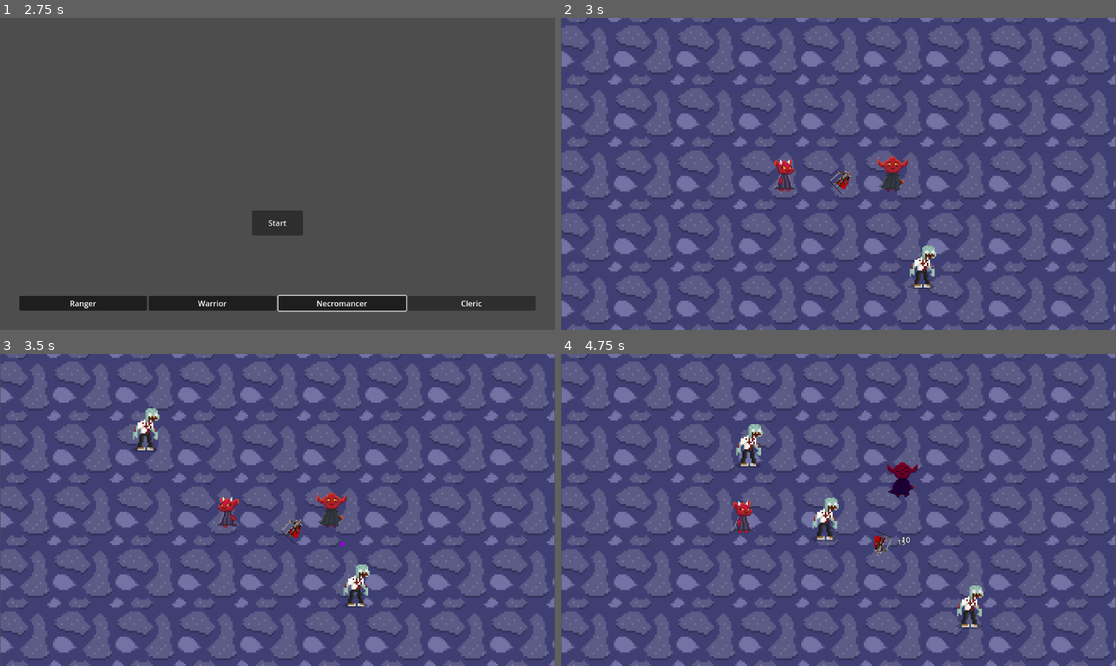
Above: before the commit, frames 1-4 (two rows, left to right).
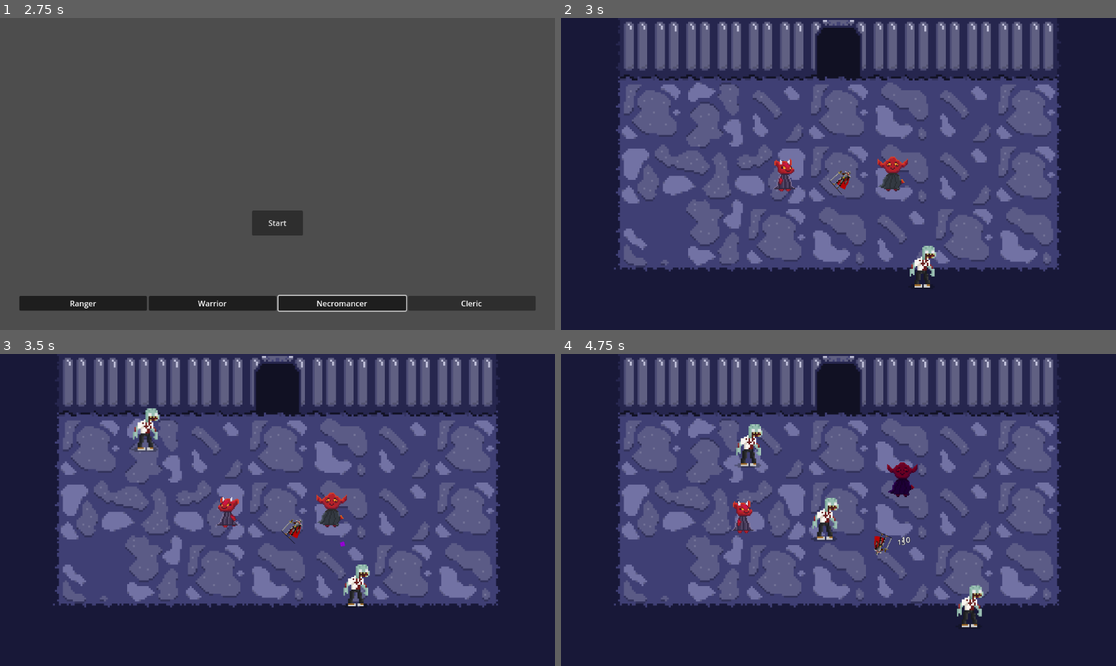
Above: after the commit, the same moments.

Repository: AlexYud/team-roguelike
Game: Godot game, scene res://Scenes/lobby.tscn
The game is run twice, just before and just after one commit, with the same random seed, the same clock (stepped at 60 frames per second) and the same inputs.
Inputs:
- Up to frame 1 (2.75 s): click "Ranger" at 0.5 s; click "Warrior" at 1.25 s; click "Necromancer" at 2 s
- Up to frame 2 (3 s): click "Start" at 2.75 s
- Up to frame 3 (3.5 s): no input
- Up to frame 4 (4.75 s): no input

Frame 1 is identical in both runs. In frame 2, 70% of the frame differs, in the area x 0-100%, y 0-100%; in frame 3, 70%; in frame 4, 70%.

Commit message:
feature: tilemap v2

Diff:
--- a/team-roguelike/Scenes/main.tscn
+++ b/team-roguelike/Scenes/main.tscn
@@ -2,7 +2,7 @@
 
 [ext_resource type="Script" uid="uid://2hrvghwyhn8x" path="res://Scripts/main.gd" id="1_21xkr"]
 [ext_resource type="PackedScene" uid="uid://chrf14sfnxran" path="res://Scenes/enemy.tscn" id="2_6bp64"]
-[ext_resource type="Texture2D" uid="uid://dq3ppvsuondys" path="res://Assets/Sprites/Maps/Map_1_v1.png" id="3_8gbba"]
+[ext_resource type="Texture2D" uid="uid://1aube87it6h6" path="res://Assets/Sprites/Maps/Map_1_v2.png" id="3_8gbba"]
 
 [node name="Main" type="Node2D"]
 script = ExtResource("1_21xkr")
Binary file added: team-roguelike/Assets/Sprites/Maps/Map_1_v2.png
Not shown, added: team-roguelike/Assets/Sprites/Maps/Map_1_v2.png.import
